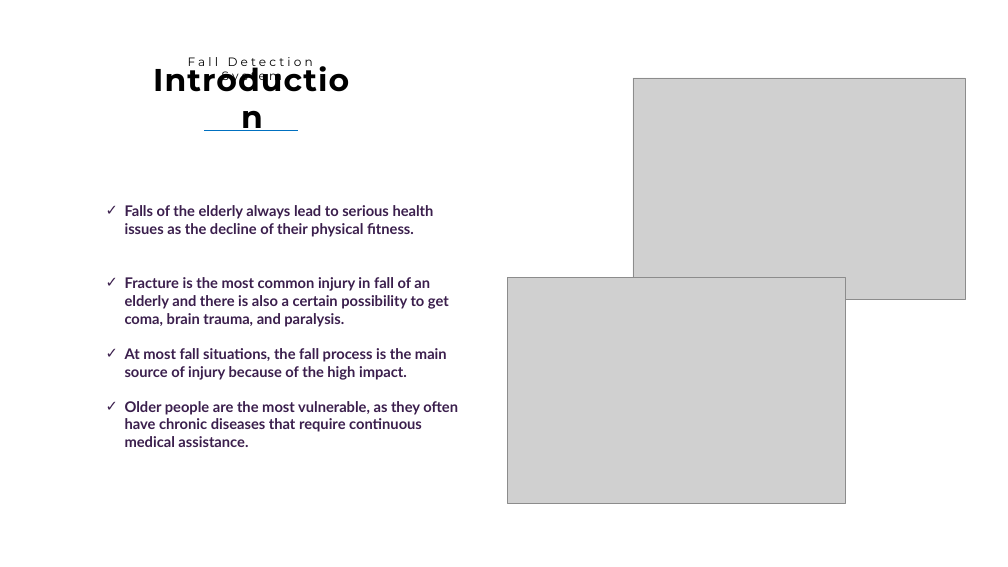
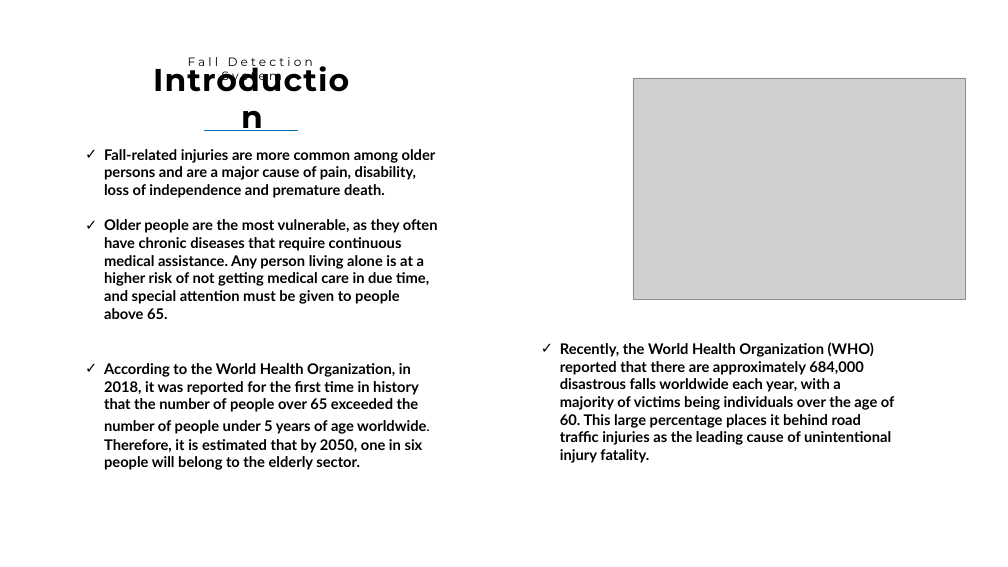
Before and after one commit to khadija-kamal/graduation_project, a slide deck: slide 4 of Fall Detection - presentation.pptx (slide 3 before the commit). Drawn at 1008x567 pixels with LibreOffice and Linux fonts; fonts in the diff are those of the drawing; grey boxes stand for pictures. Boxes give left, top, right and bottom in pixels: in the first picture for what was removed or moved away, otherwise in the second. Text is boxed around its words. In the diff, an @@ line names an element or a change of style, - is before the commit and + after.

```diff
--- a/Fall Detection - presentation.pptx
+++ b/Fall Detection - presentation.pptx
@@ text at [104,149,438,319]: text changed; text colour #3B1F4D to #000000 @@
-✓ Falls of the elderly always lead to serious health issues as the decline of their physical fitness.
+✓ Fall-related injuries are more common among older persons and are a major cause of pain, disability, loss of independence and premature death.
+✓ Older people are the most vulnerable, as they often have chronic diseases that require continuous medical assistance. Any person living alone is at a higher risk of not getting medical care in due time, and special attention must be given to people above 65.
@@ text removed at [125,277,458,447] @@
-✓ Fracture is the most common injury in fall of an elderly and there is also a certain possibility to get coma, brain trauma, and paralysis.
-✓ At most fall situations, the fall process is the main source of injury because of the high impact.
-✓ Older people are the most vulnerable, as they often have chronic diseases that require continuous medical assistance.
@@ picture removed at [507,278,845,503] @@
@@ text added at [560,342,895,463], 28 pt, text #000000, bold @@
+✓ Recently, the World Health Organization (WHO) reported that there are approximately 684,000 disastrous falls worldwide each year, with a majority of victims being individuals over the age of 60. This large percentage places it behind road traffic injuries as the leading cause of unintentional injury fatality.
@@ text added at [104,363,430,470], 28 pt, text #000000, bold @@
+✓ According to the World Health Organization, in 2018, it was reported for the first time in history that the number of people over 65 exceeded the number of people under 5 years of age worldwide. Therefore, it is estimated that by 2050, one in six people will belong to the elderly sector.
```
Also in this commit, not shown: 3 other slides changed, 2 slides added, 1 other file.
